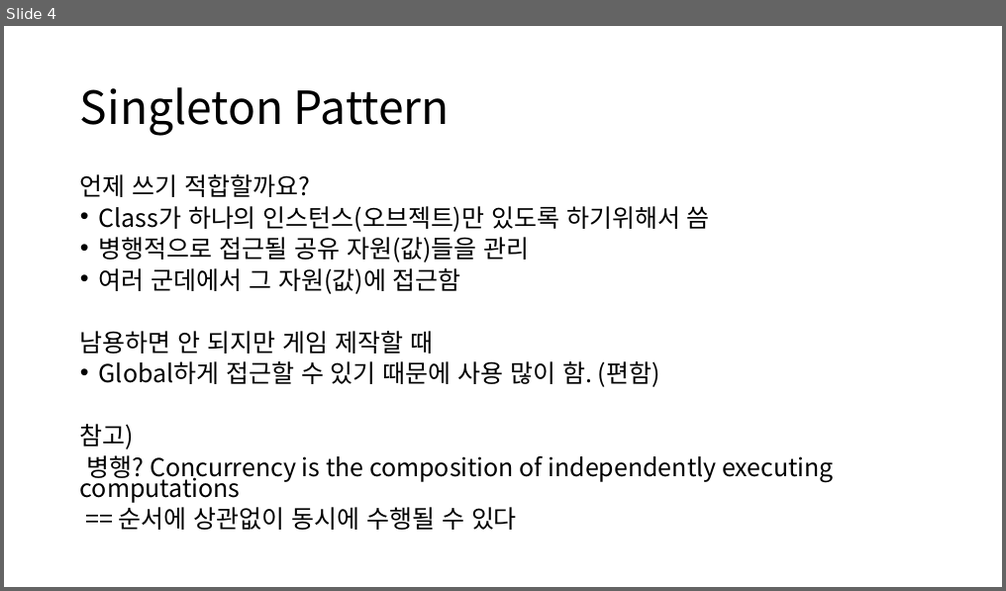
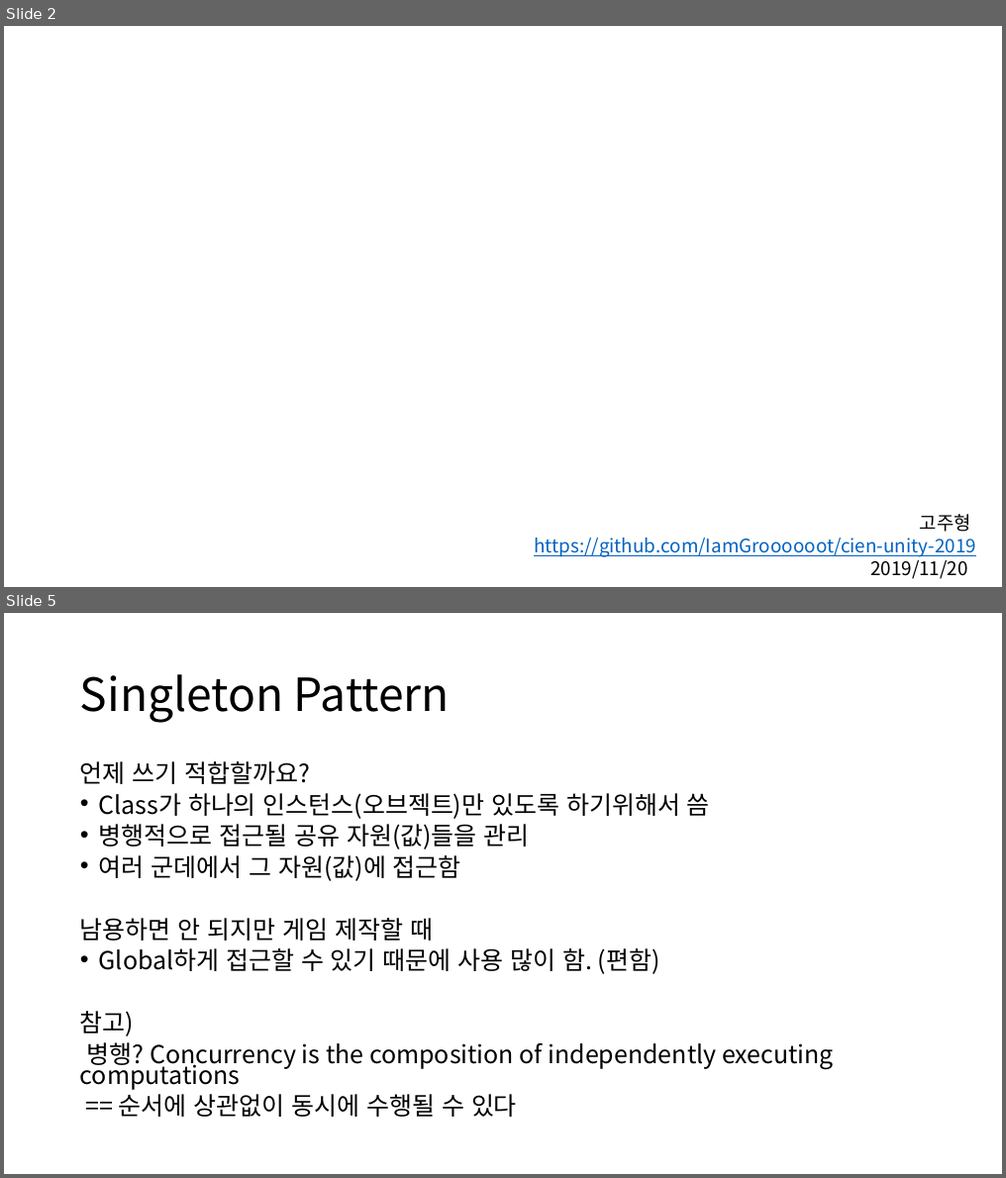
Before and after one commit to IamGroooooot/cien-unity-2019, a slide deck: 3주차.pptx. Shown one above the other, each under a label of ours: slide 4 before the commit, slides 2 and 5 after it; the slides between them are not shown. The pictures are 1006x591 and 1006x1178 pixels, drawn with LibreOffice and Linux fonts; fonts in the diff are those of the drawing; background and template pictures are left out. Boxes give left, top, right and bottom in pixels: in the first picture for what was removed or moved away, otherwise in the second. Text is boxed around its words. In the diff, an @@ line names an element or a change of style, - is before the commit and + after.

```diff
--- a/3주차.pptx
+++ b/3주차.pptx
@@ slide 2 added at (4,26,1002,587), background picture (left out) @@
@@ text added at (534,514,976,579), 18 pt, text #0563C1, underline @@
+고주형
+https://github.com/IamGroooooot/cien-unity-2019
+2019/11/20
@@ what was slide 4 is now slide 5 @@
```
Also in this commit, not shown: 8 slides changed, 1 other file.
